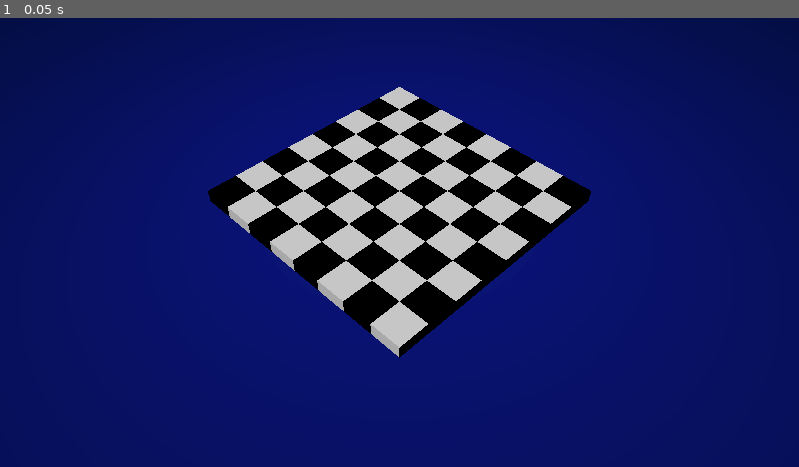
Above: before the commit, frame 1.
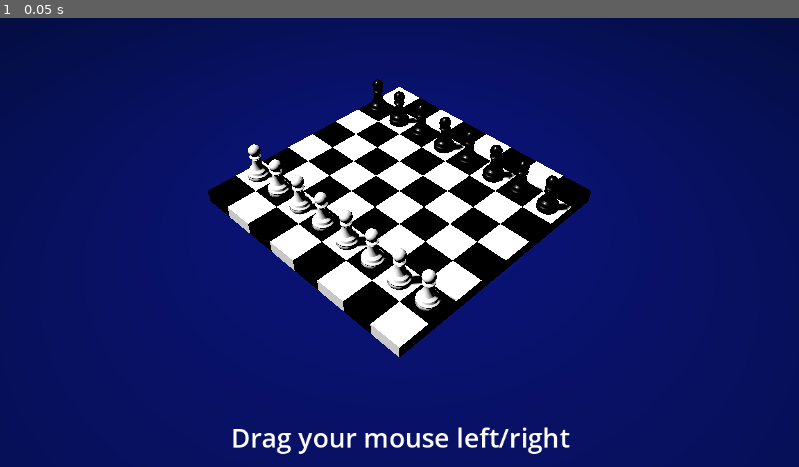
Above: after the commit, the same moment.

Repository: whs-distance-gaming/chess-prototype
Game: Godot game, scene res://scenes/game.tscn
Same seed, same stepped clock (60 frames per second), same inputs: the game is played once before the commit and once after it.
Inputs:
- Up to frame 1 (0.05 s): no input

The runs differ from the first frame. In frame 1, 8.6% of the frame differs, in the area x 28-72%, y 13-98%.

Commit message:
add pawn and text

Diff:
--- a/project.godot
+++ b/project.godot
@@ -14,3 +14,7 @@
 run/main_scene="res://scenes/game.tscn"
 config/features=PackedStringArray("4.3", "Forward Plus")
 config/icon="res://icon.svg"
+
+[autoload]
+
+TextTest="*res://scenes/text_test.tscn"
--- a/scenes/chess_piece.tscn
+++ b/scenes/chess_piece.tscn
@@ -1,3 +1,6 @@
-[gd_scene format=3 uid="uid://bs4m4punitwri"]
+[gd_scene load_steps=2 format=3 uid="uid://bs4m4punitwri"]
+
+[ext_resource type="Script" path="res://scripts/chess_piece.gd" id="1_vubem"]
 
 [node name="ChessPiece" type="Node3D"]
+script = ExtResource("1_vubem")
--- a/scenes/game.tscn
+++ b/scenes/game.tscn
@@ -1,9 +1,10 @@
-[gd_scene load_steps=5 format=3 uid="uid://c71sg2x3o357g"]
+[gd_scene load_steps=6 format=3 uid="uid://c71sg2x3o357g"]
 
 [ext_resource type="PackedScene" uid="uid://b1qgbygjou8vp" path="res://scenes/chess_board.tscn" id="1_6sv07"]
 [ext_resource type="Script" path="res://scripts/game.gd" id="1_j8yrl"]
 [ext_resource type="PackedScene" uid="uid://bkblg7vu13q7u" path="res://scenes/rotateable_camera_y.tscn" id="3_pxs2p"]
 [ext_resource type="PackedScene" uid="uid://chy6tctn3k18q" path="res://scenes/ground_texture.tscn" id="4_mr8o2"]
+[ext_resource type="PackedScene" uid="uid://hxe7xgxralix" path="res://scenes/pawn.tscn" id="5_mthk0"]
 
 [node name="Game" type="Node3D"]
 script = ExtResource("1_j8yrl")
@@ -11,9 +12,76 @@
 [node name="ChessBoard" parent="." instance=ExtResource("1_6sv07")]
 
 [node name="DirectionalLight3D" type="DirectionalLight3D" parent="."]
-transform = Transform3D(0.698174, 0.521284, -0.490729, -0.0318307, 0.707369, 0.706127, 0.71522, -0.47738, 0.51046, -4, 6.16871, 4)
+transform = Transform3D(0.766044, 0.556671, -0.321394, 0, 0.5, 0.866025, 0.642788, -0.663414, 0.383022, 0, 0.926696, 0.341247)
+light_energy = 2.0
+shadow_enabled = true
+directional_shadow_max_distance = 4.0
 
 [node name="RotateableCameraY" parent="." instance=ExtResource("3_pxs2p")]
 
 [node name="GroundTexture" parent="." instance=ExtResource("4_mr8o2")]
-transform = Transform3D(0.209928, 0, 0, 0, 1.00276, 0, 0, 0, 0.208862, 0, 0, 0)
+transform = Transform3D(0.2, 0, 0, 0, 1, 0, 0, 0, 0.2, 0, -0.00334415, 0)
+
+[node name="BlackPieces" type="Node" parent="."]
+
+[node name="Pawns" type="Node" parent="BlackPieces"]
+
+[node name="Pawn9" parent="BlackPieces/Pawns" instance=ExtResource("5_mthk0")]
+transform = Transform3D(0.02, 0, 0, 0, 0.02, 0, 0, 0, 0.02, 0.0378777, 0.030073, -0.187174)
+color = 1
+
+[node name="Pawn10" parent="BlackPieces/Pawns" instance=ExtResource("5_mthk0")]
+transform = Transform3D(0.02, 0, 0, 0, 0.02, 0, 0, 0, 0.02, 0.113295, 0.030073, -0.187174)
+color = 1
+
+[node name="Pawn11" parent="BlackPieces/Pawns" instance=ExtResource("5_mthk0")]
+transform = Transform3D(0.02, 0, 0, 0, 0.02, 0, 0, 0, 0.02, 0.187966, 0.030073, -0.187174)
+color = 1
+
+[node name="Pawn12" parent="BlackPieces/Pawns" instance=ExtResource("5_mthk0")]
+transform = Transform3D(0.02, 0, 0, 0, 0.02, 0, 0, 0, 0.02, 0.263384, 0.030073, -0.187174)
+color = 1
+
+[node name="Pawn13" parent="BlackPieces/Pawns" instance=ExtResource("5_mthk0")]
+transform = Transform3D(0.02, 0, 0, 0, 0.02, 0, 0, 0, 0.02, -0.263046, 0.030073, -0.187174)
+color = 1
+
+[node name="Pawn14" parent="BlackPieces/Pawns" instance=ExtResource("5_mthk0")]
+transform = Transform3D(0.02, 0, 0, 0, 0.02, 0, 0, 0, 0.02, -0.187629, 0.030073, -0.187174)
+color = 1
+
+[node name="Pawn15" parent="BlackPieces/Pawns" instance=ExtResource("5_mthk0")]
+transform = Transform3D(0.02, 0, 0, 0, 0.02, 0, 0, 0, 0.02, -0.112958, 0.030073, -0.187174)
+color = 1
+
+[node name="Pawn16" parent="BlackPieces/Pawns" instance=ExtResource("5_mthk0")]
+transform = Transform3D(0.02, 0, 0, 0, 0.02, 0, 0, 0, 0.02, -0.0375398, 0.030073, -0.187174)
+color = 1
+
+[node name="WhitePieces" type="Node" parent="."]
+
+[node name="Pawns" type="Node" parent="WhitePieces"]
+
+[node name="Pawn" parent="WhitePieces/Pawns" instance=ExtResource("5_mthk0")]
+transform = Transform3D(0.02, 0, 0, 0, 0.02, 0, 0, 0, 0.02, 0.0378777, 0.030073, 0.187675)
+
+[node name="Pawn2" parent="WhitePieces/Pawns" instance=ExtResource("5_mthk0")]
+transform = Transform3D(0.02, 0, 0, 0, 0.02, 0, 0, 0, 0.02, 0.113295, 0.030073, 0.187675)
+
+[node name="Pawn3" parent="WhitePieces/Pawns" instance=ExtResource("5_mthk0")]
+transform = Transform3D(0.02, 0, 0, 0, 0.02, 0, 0, 0, 0.02, 0.187966, 0.030073, 0.187675)
+
+[node name="Pawn4" parent="WhitePieces/Pawns" instance=ExtResource("5_mthk0")]
+transform = Transform3D(0.02, 0, 0, 0, 0.02, 0, 0, 0, 0.02, 0.263384, 0.030073, 0.187675)
+
+[node name="Pawn5" parent="WhitePieces/Pawns" instance=ExtResource("5_mthk0")]
+transform = Transform3D(0.02, 0, 0, 0, 0.02, 0, 0, 0, 0.02, -0.263046, 0.030073, 0.187675)
+
+[node name="Pawn6" parent="WhitePieces/Pawns" instance=ExtResource("5_mthk0")]
+transform = Transform3D(0.02, 0, 0, 0, 0.02, 0, 0, 0, 0.02, -0.187629, 0.030073, 0.187675)
+
+[node name="Pawn7" parent="WhitePieces/Pawns" instance=ExtResource("5_mthk0")]
+transform = Transform3D(0.02, 0, 0, 0, 0.02, 0, 0, 0, 0.02, -0.112958, 0.030073, 0.187675)
+
+[node name="Pawn8" parent="WhitePieces/Pawns" instance=ExtResource("5_mthk0")]
+transform = Transform3D(0.02, 0, 0, 0, 0.02, 0, 0, 0, 0.02, -0.0375398, 0.030073, 0.187675)
--- a/scenes/pawn.tscn
+++ b/scenes/pawn.tscn
@@ -1,10 +1,19 @@
-[gd_scene load_steps=3 format=3 uid="uid://d0wmu4vipdk7f"]
+[gd_scene load_steps=5 format=3 uid="uid://hxe7xgxralix"]
 
-[ext_resource type="PackedScene" uid="uid://bs4m4punitwri" path="res://scenes/chess_piece.tscn" id="1_t4fy3"]
-[ext_resource type="PackedScene" uid="uid://soytb0381a4j" path="res://assets/models/Chess Piece Pawn.glb" id="2_akcg8"]
+[ext_resource type="PackedScene" uid="uid://bs4m4punitwri" path="res://scenes/chess_piece.tscn" id="1_45vr0"]
+[ext_resource type="Script" path="res://scripts/pawn.gd" id="1_summd"]
+[ext_resource type="PackedScene" uid="uid://soytb0381a4j" path="res://assets/models/Chess Piece Pawn.glb" id="2_r05en"]
+[ext_resource type="PackedScene" uid="uid://ceee03io0bitm" path="res://assets/models/Chess Piece Pawn Black.glb" id="3_a8vbr"]
 
 [node name="Pawn" type="Node3D"]
+script = ExtResource("1_summd")
 
-[node name="ChessPiece" parent="." instance=ExtResource("1_t4fy3")]
+[node name="ChessPiece" parent="." instance=ExtResource("1_45vr0")]
 
-[node name="Chess Piece Pawn" parent="ChessPiece" instance=ExtResource("2_akcg8")]
+[node name="White_OR_Black" type="Node3D" parent="ChessPiece"]
+
+[node name="Chess Piece Pawn" parent="ChessPiece/White_OR_Black" instance=ExtResource("2_r05en")]
+
+[node name="Chess Piece Pawn Black" parent="ChessPiece/White_OR_Black" instance=ExtResource("3_a8vbr")]
+
+[connection signal="color_set" from="." to="ChessPiece" method="_on_pawn_color_set"]
--- /dev/null
+++ b/scenes/text_test.tscn
@@ -0,0 +1,20 @@
+[gd_scene format=3 uid="uid://b7ipwp16wl616"]
+
+[node name="TextTest" type="Node2D"]
+
+[node name="Label" type="Label" parent="."]
+anchors_preset = 8
+anchor_left = 0.5
+anchor_top = 0.5
+anchor_right = 0.5
+anchor_bottom = 0.5
+offset_left = 4.0
+offset_top = 579.0
+offset_right = 1151.0
+offset_bottom = 646.0
+grow_horizontal = 2
+grow_vertical = 2
+size_flags_horizontal = 4
+theme_override_font_sizes/font_size = 38
+text = "Drag your mouse left/right"
+horizontal_alignment = 1
--- /dev/null
+++ b/scripts/chess_piece.gd
@@ -0,0 +1,19 @@
+extends Node3D
+
+
+
+# Called when the node enters the scene tree for the first time.
+func _ready() -> void:
+	pass # Replace with function body.
+
+
+# Called every frame. 'delta' is the elapsed time since the previous frame.
+func _process(delta: float) -> void:
+	pass
+
+
+func _on_pawn_color_set(color) -> void:
+	if color == 0:
+		$White_OR_Black.get_child(1).queue_free()
+	else:
+		$White_OR_Black.get_child(0).queue_free()
--- /dev/null
+++ b/scripts/pawn.gd
@@ -0,0 +1,16 @@
+extends Node3D
+
+signal color_set(color)
+
+enum PieceColor {WHITE, BLACK}
+
+@export var color : PieceColor
+
+# Called when the node enters the scene tree for the first time.
+func _ready() -> void:
+	color_set.emit(color)
+
+
+# Called every frame. 'delta' is the elapsed time since the previous frame.
+func _process(delta: float) -> void:
+	pass
--- a/scripts/rotateable_camera_y.gd
+++ b/scripts/rotateable_camera_y.gd
@@ -1,13 +1,14 @@
 extends Node3D
 
-@export var rotation_speed: float = 0.01 # Speed at which the 3D object rotates
+@export var rotation_speed: float = 0.005 # Speed at which the 3D object rotates
 var rotating: bool = false
 var last_mouse_position: Vector2
 
 # Called when the node enters the scene tree for the first time.
 func _ready():
-	# Capture mouse input
-	Input.set_mouse_mode(Input.MOUSE_MODE_CAPTURED)
+	# Capture mouse input | NOT NEEDED
+	# Input.set_mouse_mode(Input.MOUSE_MODE_CAPTURED)
+	pass
 
 func _input(event):
 	# Check if the left mouse button is pressed
@@ -26,8 +27,8 @@
 		rotate_cylinder(delta.x)
 
 func rotate_cylinder(delta_x: float):
-	# Rotate the cylinder around the X axis
-	$MeshInstance3D.rotate_y(delta_x * rotation_speed)
+	# Rotate the cylinder around the Y axis
+	$MeshInstance3D.rotate_y( -1 * (delta_x * rotation_speed))
 
 # Optional: Handle window focus loss to stop rotation
 func _notification(what):
Binary file added: assets/models/Chess Piece Pawn Black.glb
Not shown, added: assets/models/Chess Piece Pawn Black.glb.import
